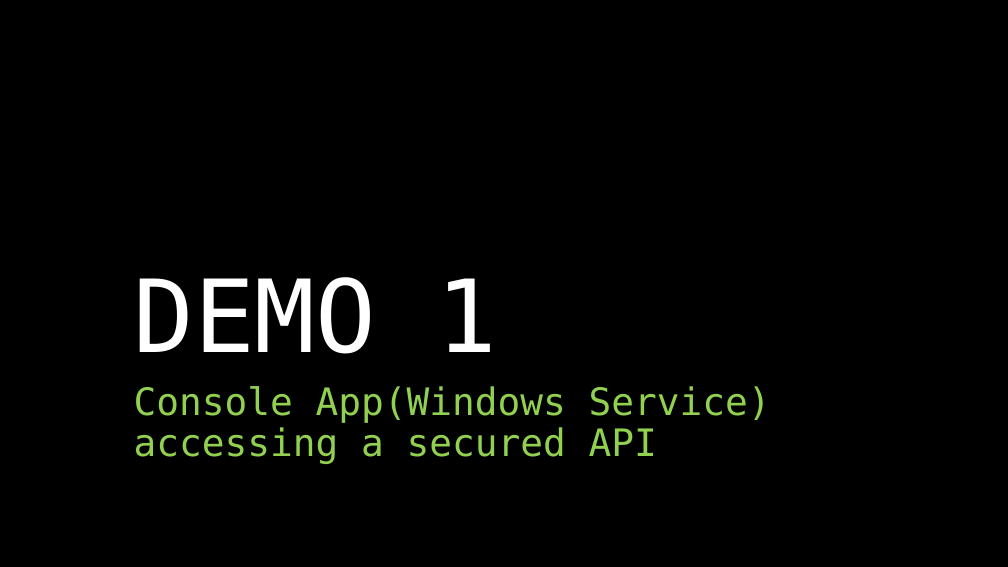
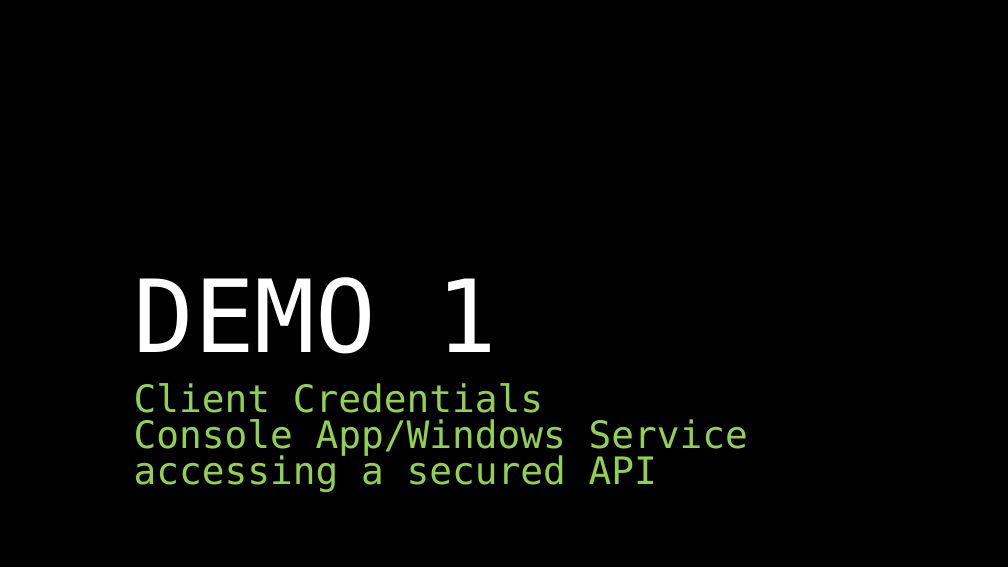
Before and after one commit to aaronralls/IdentityServer4Presentations, a slide deck: slide 11 of Authorization-IdentityServer4v2.pptx (slide 10 before the commit). Drawn at 1008x567 pixels with LibreOffice and Linux fonts; fonts in the diff are those of the drawing. Boxes give left, top, right and bottom in pixels: in the first picture for what was removed or moved away, otherwise in the second. Text is boxed around its words. In the diff, an @@ line names an element or a change of style, - is before the commit and + after.

```diff
--- a/Authorization-IdentityServer4v2.pptx
+++ b/Authorization-IdentityServer4v2.pptx
@@ text at bbox=[134, 383, 748, 492]: text changed @@
-Console App(Windows Service) accessing a secured API
+Client Credentials
+Console App/Windows Service accessing a secured API
```
Also in this commit, not shown: 6 other slides changed, 3 slides added, 1 slide removed, 1 other file.
